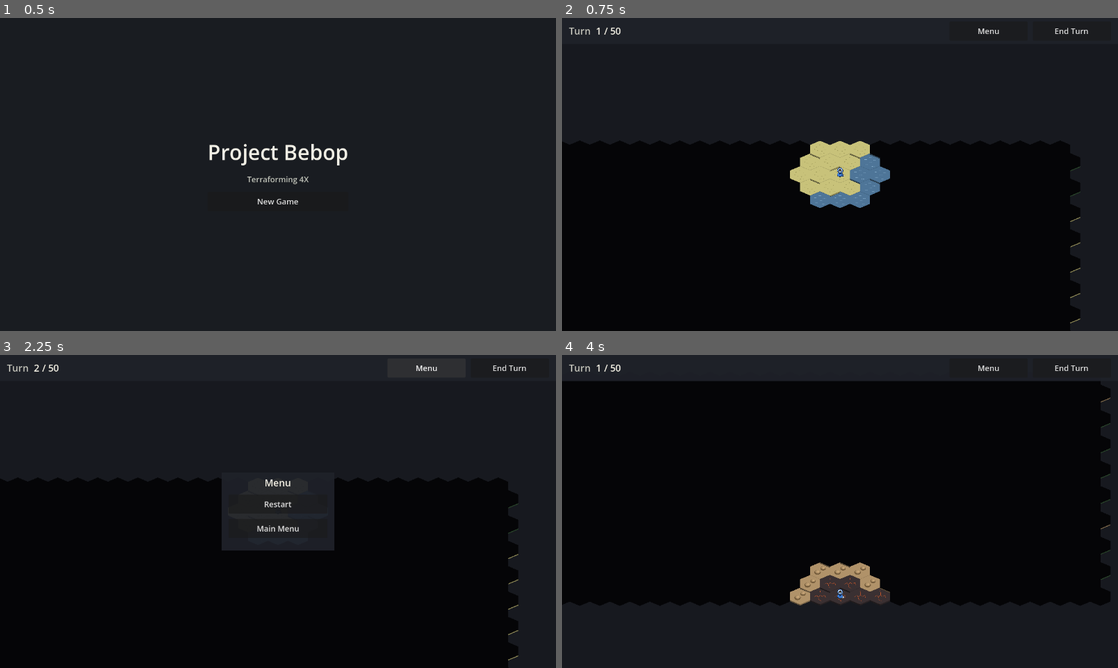
Above: before the commit, frames 1-4 (two rows, left to right).
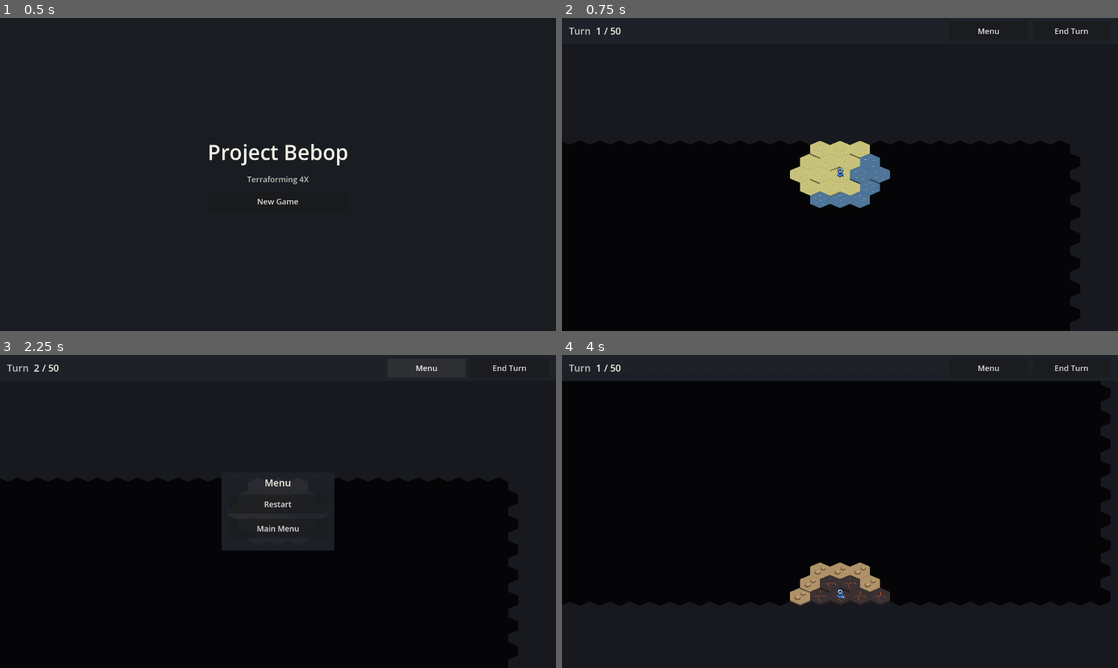
Above: after the commit, the same moments.

Repository: bryanjiang15/Project-Bebop
Game: Godot game, scene res://scenes/main_menu.tscn
Same seed, same stepped clock (60 frames per second), same inputs: the game is played once before the commit and once after it.
Inputs (mouse positions are in pixels of both pictures, inside the frame that each line leads up to):
- Up to frame 1 (0.5 s): no input
- Up to frame 2 (0.75 s): click "New Game" at 0.5 s
- Up to frame 3 (2.25 s): click "End Turn" at 1.25 s; click "Menu" at 2 s
- Up to frame 4 (4 s): click "Restart" at 2.75 s; tap Enter at 3.5 s; move the mouse to (812, 574) at 3.52 s; hold Up (pan_up) from 3.53 s (still down); click (812, 574) at 3.67 s

Frame 1 is identical in both runs. In frame 2, less than 0.1% of the frame differs, in the area x 55-94%, y 43-98%; in frame 3, less than 0.1%; in frame 4, less than 0.1%, in the area x 46-99%, y 13-76%.

Commit message:
Stop drawing land art on unrevealed tiles.
The fog overlay only darkened those cells, so their isometric sides still showed the land color. Unrevealed cells are erased from the terrain layer and covered by one neutral fill. The smoke test checks that their atlas does not depend on land type.

Co-authored-by: Bryan Jiang <bryanjiang15@users.noreply.github.com>

Diff:
--- a/scripts/view/fog_overlay.gd
+++ b/scripts/view/fog_overlay.gd
@@ -1,9 +1,9 @@
 class_name FogOverlay
 extends Node2D
 
-## Draws the human player's fog over the terrain faces.
-## Unrevealed tiles use the opaque hidden color. Revealed tiles use the dim color.
-## Visible tiles are left uncovered. Units are a later layer, so they sit above this.
+## Neutral fog fill for cells the terrain layer did not paint, plus a dim over
+## revealed-but-not-visible land. Unrevealed land art is never drawn, so this
+## fill is the same color for every land type. Visible tiles are left uncovered.
 
 const _OUTSET := 1.5
 
--- a/scripts/view/game_view.gd
+++ b/scripts/view/game_view.gd
@@ -122,9 +122,14 @@
 func _paint_map() -> void:
 	_map.clear()
 	_highlight.clear()
+	var viewer := _config.human_index
 	for row in setup.map.height:
 		for col in setup.map.width:
 			var cell := Vector2i(col, row)
+			# Unrevealed cells are erased. A land atlas here would show through the
+			# tile's side even under a dark overlay. Revealed cells keep their land.
+			if setup.fog.sight(viewer, cell) == FogState.Sight.UNREVEALED:
+				continue
 			var land_id := setup.map.land_at(cell)
 			var atlas := Vector2i(int(_LAND_COLUMN[land_id]), 0)
 			_map.set_cell(cell, _TERRAIN_SOURCE, atlas)
--- a/tests/capture_screenshot.gd
+++ b/tests/capture_screenshot.gd
@@ -38,13 +38,28 @@
 		print("FAIL game scene")
 		quit(1)
 		return
+	# Seed 0 rolls a new map each Restart. Prefer a start inset from the border
+	# so the shot shows fog around the whole visible disk, not the map edge.
+	for _try in 24:
+		if _inset(setup):
+			break
+		var previous_seed := setup.seed_used
+		(game.get_node("%MenuButton") as Button).pressed.emit()
+		(game.get_node("%RestartButton") as Button).pressed.emit()
+		game = await _wait_game(previous_seed)
+		if game == null:
+			return
+		setup = game.get("setup") as GameSetup
+		if setup == null:
+			print("FAIL restart setup")
+			quit(1)
+			return
 	for _frame in 5:
 		await process_frame
 	var map := game.get_node("%Map") as TileMapLayer
 	var camera := game.get_node("%Camera") as Camera2D
 	var cell: Vector2i = setup.human_settler_cell()
-	camera.zoom = Vector2(0.9, 0.9)
-	camera.position = map.map_to_local(cell)
+	_frame_visible_and_fog(map, camera, setup)
 	for _frame in 3:
 		await process_frame
 	await RenderingServer.frame_post_draw
@@ -57,4 +72,54 @@
 	print("WROTE ", out_path, " ", image.get_width(), "x", image.get_height())
 	print("SEED ", setup.seed_used)
 	print("SETTLER ", cell)
+	print("ZOOM ", camera.zoom)
 	quit(0)
+
+
+func _inset(setup: GameSetup) -> bool:
+	var cell := setup.human_settler_cell()
+	return cell.x >= 6 and cell.y >= 6 and cell.x < setup.map.width - 6 and cell.y < setup.map.height - 6
+
+
+func _wait_game(previous_seed: int) -> Node:
+	for _i in 40:
+		await process_frame
+		var scene := current_scene
+		if scene == null or scene.get_script() == null:
+			continue
+		if scene.get_script().resource_path != "res://scripts/view/game_view.gd":
+			continue
+		var setup := scene.get("setup") as GameSetup
+		if setup == null or setup.seed_used == previous_seed:
+			continue
+		await process_frame
+		return scene
+	print("FAIL game scene")
+	quit(1)
+	return null
+
+
+## Fit every visible tile, plus a ring of fog, inside the window under the top bar.
+func _frame_visible_and_fog(map: TileMapLayer, camera: Camera2D, setup: GameSetup) -> void:
+	var tile := Vector2(map.tile_set.tile_size)
+	var bounds := Rect2()
+	var started := false
+	for row in setup.map.height:
+		for col in setup.map.width:
+			var cell := Vector2i(col, row)
+			if setup.fog.sight(setup.human_index, cell) != FogState.Sight.VISIBLE:
+				continue
+			var center: Vector2 = map.map_to_local(cell)
+			var rect := Rect2(center - tile * 0.6, tile * 1.2)
+			if not started:
+				bounds = rect
+				started = true
+			else:
+				bounds = bounds.merge(rect)
+	bounds = bounds.grow(tile.x * 1.35)
+	var usable := Vector2(1200.0, 600.0)
+	var zoom := minf(usable.x / bounds.size.x, usable.y / bounds.size.y)
+	zoom = clampf(zoom, 0.4, 1.6)
+	camera.zoom = Vector2(zoom, zoom)
+	camera.position = bounds.get_center()
+	camera.position.y -= 24.0 / zoom
--- a/tests/smoke_game.gd
+++ b/tests/smoke_game.gd
@@ -1,6 +1,14 @@
 extends SceneTree
 
 ## Drives the real button signals and the game scene's input handler.
+
+const _LAND_COLUMN := {
+	"plains": 0,
+	"forest": 1,
+	"hills": 2,
+	"water": 3,
+	"volcanic": 4,
+}
 
 
 func _init() -> void:
@@ -126,6 +134,8 @@
 		print("FAIL no unrevealed tile")
 		quit(1)
 		return false
+	if not _assert_unrevealed_atlas(game, setup):
+		return false
 	var actors := game.get_node("%Actors")
 	if actors.get_child_count() != shown:
 		print("FAIL visible sprites ", actors.get_child_count(), " expected ", shown)
@@ -136,6 +146,48 @@
 	if not _hover(game, human_cell, true):
 		return false
 	print("PASS new game seed ", setup.seed_used, " sprites ", shown)
+	return true
+
+
+func _assert_unrevealed_atlas(game: Node, setup: GameSetup) -> bool:
+	var map := game.get_node("%Map") as TileMapLayer
+	var lands := {}
+	var shared_source := 0
+	var shared_atlas := Vector2i.ZERO
+	var have := false
+	for row in setup.map.height:
+		for col in setup.map.width:
+			var cell := Vector2i(col, row)
+			if setup.fog.sight(setup.human_index, cell) != FogState.Sight.UNREVEALED:
+				continue
+			var land := setup.map.land_at(cell)
+			lands[land] = true
+			var source := map.get_cell_source_id(cell)
+			var atlas := map.get_cell_atlas_coords(cell)
+			if not have:
+				shared_source = source
+				shared_atlas = atlas
+				have = true
+			elif source != shared_source or atlas != shared_atlas:
+				print("FAIL unrevealed atlas depends on land ", land, " cell ", cell, " source ", source, " atlas ", atlas)
+				quit(1)
+				return false
+			if source == 0 and atlas == Vector2i(int(_LAND_COLUMN[land]), 0):
+				print("FAIL unrevealed ", land, " still uses its land atlas at ", cell)
+				quit(1)
+				return false
+	if lands.size() < 2:
+		print("FAIL unrevealed tiles did not include two land types")
+		quit(1)
+		return false
+	var visible: Vector2i = setup.human_settler_cell()
+	var visible_land := setup.map.land_at(visible)
+	var expected := Vector2i(int(_LAND_COLUMN[visible_land]), 0)
+	if map.get_cell_source_id(visible) != 0 or map.get_cell_atlas_coords(visible) != expected:
+		print("FAIL visible tile atlas ", map.get_cell_atlas_coords(visible), " land ", visible_land)
+		quit(1)
+		return false
+	print("PASS unrevealed atlas ignores land type")
 	return true
 
 
Not shown, changed: .cursor/rules/godot.mdc
Not shown, changed: AGENTS.md
